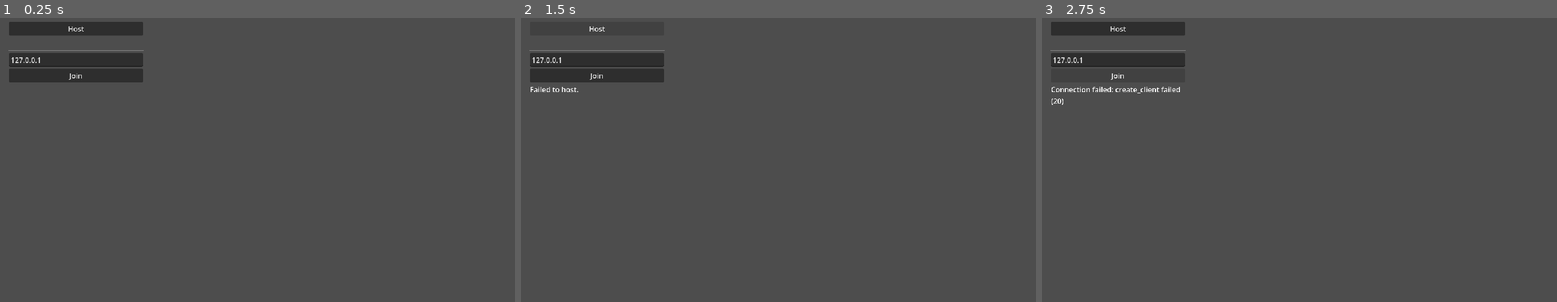
Above: before the commit, frames 1-3 (left to right).
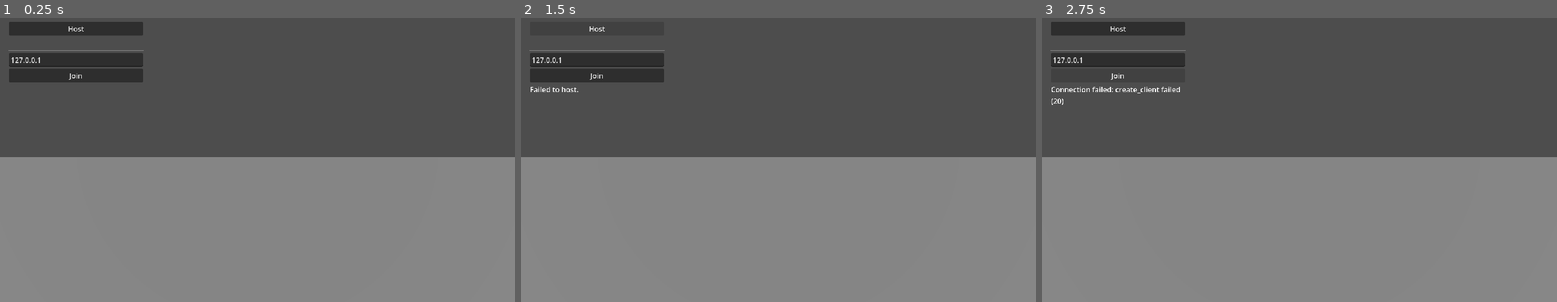
Above: after the commit, the same moments.

Repository: maxdouc/slime-versteckenGame
Game: Godot game, scene res://scenes/main.tscn
Same seed, same stepped clock (60 frames per second), same inputs: the game is played once before the commit and once after it.
Inputs:
- Up to frame 1 (0.25 s): no input
- Up to frame 2 (1.5 s): tap Enter at 0.5 s; click "Host" at 1.25 s
- Up to frame 3 (2.75 s): click "Join" at 2 s

The runs differ from the first frame. In frame 1, 51% of the frame differs, in the area x 0-100%, y 48-100%; in frame 2, 51%; in frame 3, 51%.

Commit message:
Add gray room and player capsule
Co-Authored-By: Claude Sonnet 5 <noreply@anthropic.com>

Diff:
--- /dev/null
+++ b/scenes/gray_room.tscn
@@ -0,0 +1,79 @@
+[gd_scene load_steps=8 format=3]
+
+[sub_resource type="BoxMesh" id="BoxMesh_floor"]
+size = Vector3(12, 0.2, 12)
+
+[sub_resource type="BoxShape3D" id="BoxShape3D_floor"]
+size = Vector3(12, 0.2, 12)
+
+[sub_resource type="BoxMesh" id="BoxMesh_wall_ns"]
+size = Vector3(12, 3, 0.2)
+
+[sub_resource type="BoxShape3D" id="BoxShape3D_wall_ns"]
+size = Vector3(12, 3, 0.2)
+
+[sub_resource type="BoxMesh" id="BoxMesh_wall_ew"]
+size = Vector3(0.2, 3, 12)
+
+[sub_resource type="BoxShape3D" id="BoxShape3D_wall_ew"]
+size = Vector3(0.2, 3, 12)
+
+[sub_resource type="StandardMaterial3D" id="StandardMaterial3D_gray"]
+albedo_color = Color(0.6, 0.6, 0.6, 1)
+
+[node name="GrayRoom" type="Node3D"]
+
+[node name="Floor" type="StaticBody3D" parent="."]
+
+[node name="MeshInstance3D" type="MeshInstance3D" parent="Floor"]
+mesh = SubResource("BoxMesh_floor")
+surface_material_override/0 = SubResource("StandardMaterial3D_gray")
+
+[node name="CollisionShape3D" type="CollisionShape3D" parent="Floor"]
+shape = SubResource("BoxShape3D_floor")
+
+[node name="WallNorth" type="StaticBody3D" parent="."]
+transform = Transform3D(1, 0, 0, 0, 1, 0, 0, 0, 1, 0, 1.5, -6)
+
+[node name="MeshInstance3D" type="MeshInstance3D" parent="WallNorth"]
+mesh = SubResource("BoxMesh_wall_ns")
+surface_material_override/0 = SubResource("StandardMaterial3D_gray")
+
+[node name="CollisionShape3D" type="CollisionShape3D" parent="WallNorth"]
+shape = SubResource("BoxShape3D_wall_ns")
+
+[node name="WallSouth" type="StaticBody3D" parent="."]
+transform = Transform3D(1, 0, 0, 0, 1, 0, 0, 0, 1, 0, 1.5, 6)
+
+[node name="MeshInstance3D" type="MeshInstance3D" parent="WallSouth"]
+mesh = SubResource("BoxMesh_wall_ns")
+surface_material_override/0 = SubResource("StandardMaterial3D_gray")
+
+[node name="CollisionShape3D" type="CollisionShape3D" parent="WallSouth"]
+shape = SubResource("BoxShape3D_wall_ns")
+
+[node name="WallEast" type="StaticBody3D" parent="."]
+transform = Transform3D(1, 0, 0, 0, 1, 0, 0, 0, 1, 6, 1.5, 0)
+
+[node name="MeshInstance3D" type="MeshInstance3D" parent="WallEast"]
+mesh = SubResource("BoxMesh_wall_ew")
+surface_material_override/0 = SubResource("StandardMaterial3D_gray")
+
+[node name="CollisionShape3D" type="CollisionShape3D" parent="WallEast"]
+shape = SubResource("BoxShape3D_wall_ew")
+
+[node name="WallWest" type="StaticBody3D" parent="."]
+transform = Transform3D(1, 0, 0, 0, 1, 0, 0, 0, 1, -6, 1.5, 0)
+
+[node name="MeshInstance3D" type="MeshInstance3D" parent="WallWest"]
+mesh = SubResource("BoxMesh_wall_ew")
+surface_material_override/0 = SubResource("StandardMaterial3D_gray")
+
+[node name="CollisionShape3D" type="CollisionShape3D" parent="WallWest"]
+shape = SubResource("BoxShape3D_wall_ew")
+
+[node name="DirectionalLight3D" type="DirectionalLight3D" parent="."]
+transform = Transform3D(1, 0, 0, 0, 0.707107, 0.707107, 0, -0.707107, 0.707107, 0, 5, 0)
+
+[node name="PlayerSpawnPoint" type="Marker3D" parent="."]
+transform = Transform3D(1, 0, 0, 0, 1, 0, 0, 0, 1, 0, 1, 0)
--- a/scenes/main.tscn
+++ b/scenes/main.tscn
@@ -1,16 +1,20 @@
-[gd_scene load_steps=3 format=3]
+[gd_scene load_steps=5 format=3]
 
 [ext_resource type="Script" path="res://scripts/main.gd" id="1_main"]
 [ext_resource type="PackedScene" path="res://scenes/lobby_ui.tscn" id="2_lobby_ui"]
+[ext_resource type="PackedScene" path="res://scenes/gray_room.tscn" id="3_gray_room"]
+[ext_resource type="PackedScene" path="res://scenes/player_capsule.tscn" id="4_player_capsule"]
 
 [node name="Main" type="Node3D"]
 script = ExtResource("1_main")
 
 [node name="Camera3D" type="Camera3D" parent="."]
-transform = Transform3D(1, 0, 0, 0, 1, 0, 0, 0, 1, 0, 2, 6)
+transform = Transform3D(1, 0, 0, 0, 1, 0, 0, 0, 1, 0, 3, 10)
 
-[node name="DirectionalLight3D" type="DirectionalLight3D" parent="."]
-transform = Transform3D(1, 0, 0, 0, 0.707107, 0.707107, 0, -0.707107, 0.707107, 0, 5, 0)
+[node name="GrayRoom" parent="." instance=ExtResource("3_gray_room")]
+
+[node name="PlayerCapsule" parent="GrayRoom" instance=ExtResource("4_player_capsule")]
+transform = Transform3D(1, 0, 0, 0, 1, 0, 0, 0, 1, 0, 1, 0)
 
 [node name="CanvasLayer" type="CanvasLayer" parent="."]
 
--- /dev/null
+++ b/scenes/player_capsule.tscn
@@ -0,0 +1,26 @@
+[gd_scene load_steps=5 format=3]
+
+[ext_resource type="Script" path="res://scripts/player_capsule.gd" id="1_script"]
+
+[sub_resource type="CapsuleMesh" id="CapsuleMesh_1"]
+radius = 0.4
+height = 1.8
+
+[sub_resource type="CapsuleShape3D" id="CapsuleShape3D_1"]
+radius = 0.4
+height = 1.8
+
+[sub_resource type="StandardMaterial3D" id="StandardMaterial3D_1"]
+albedo_color = Color(0.9, 0.9, 0.9, 1)
+
+[node name="PlayerCapsule" type="CharacterBody3D"]
+script = ExtResource("1_script")
+
+[node name="MeshInstance3D" type="MeshInstance3D" parent="."]
+transform = Transform3D(1, 0, 0, 0, 1, 0, 0, 0, 1, 0, 0.9, 0)
+mesh = SubResource("CapsuleMesh_1")
+surface_material_override/0 = SubResource("StandardMaterial3D_1")
+
+[node name="CollisionShape3D" type="CollisionShape3D" parent="."]
+transform = Transform3D(1, 0, 0, 0, 1, 0, 0, 0, 1, 0, 0.9, 0)
+shape = SubResource("CapsuleShape3D_1")
--- /dev/null
+++ b/scripts/player_capsule.gd
@@ -0,0 +1,7 @@
+extends CharacterBody3D
+## Minimal player capsule placeholder — visuals and collision only.
+##
+## Movement/camera arrive in feature/player-movement-camera; networked
+## spawning and sync arrive in feature/basic-player-sync. This scene is kept
+## instance-ready (single root, no external state) so a MultiplayerSpawner
+## can spawn it later without changes here.
Not shown, added: scripts/player_capsule.gd.uid
